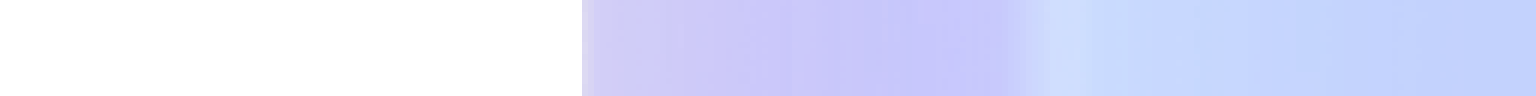
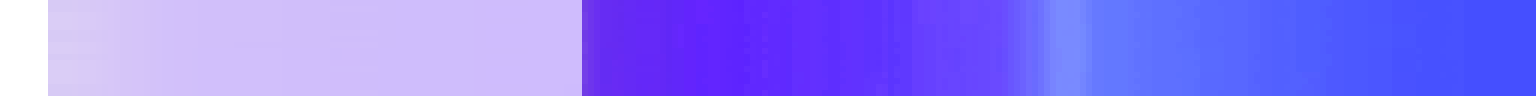
Layers edited between the first and the second (1536, 96) image:
added group "freezoOverlay" with 7 layers above "freezo" over [48, 0, 1536, 96]
added layer "texRampLightning3 copy 5" in group "freezoOverlay" over [48, 0, 1536, 96]
added layer "texRampLightning3 copy 6" in group "freezoOverlay" over [582, 0, 1536, 96]
added layer "texRampLightning3 copy 8" in group "freezoOverlay" over [582, 0, 1536, 96]
added layer "texRampLightning3 copy 9" in group "freezoOverlay" over [582, 0, 1536, 96]
added layer "texRampLightning3 copy 7" in group "freezoOverlay" over [582, 0, 1536, 96]
added layer "texRampLightning3 copy 4" in group "freezoOverlay" over [582, 0, 1536, 96]
moved "texRampLightning3 copy" into group "chrono" over [582, 0, 1536, 96]
